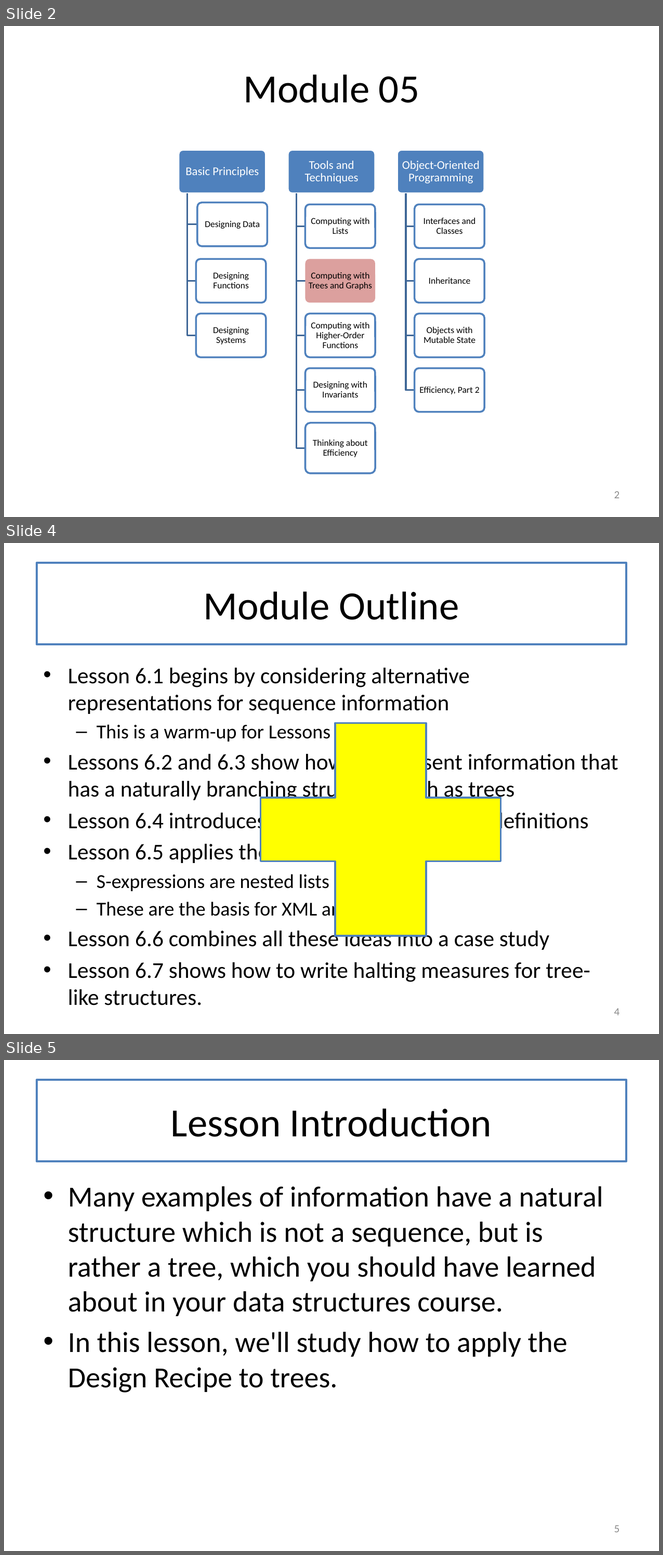
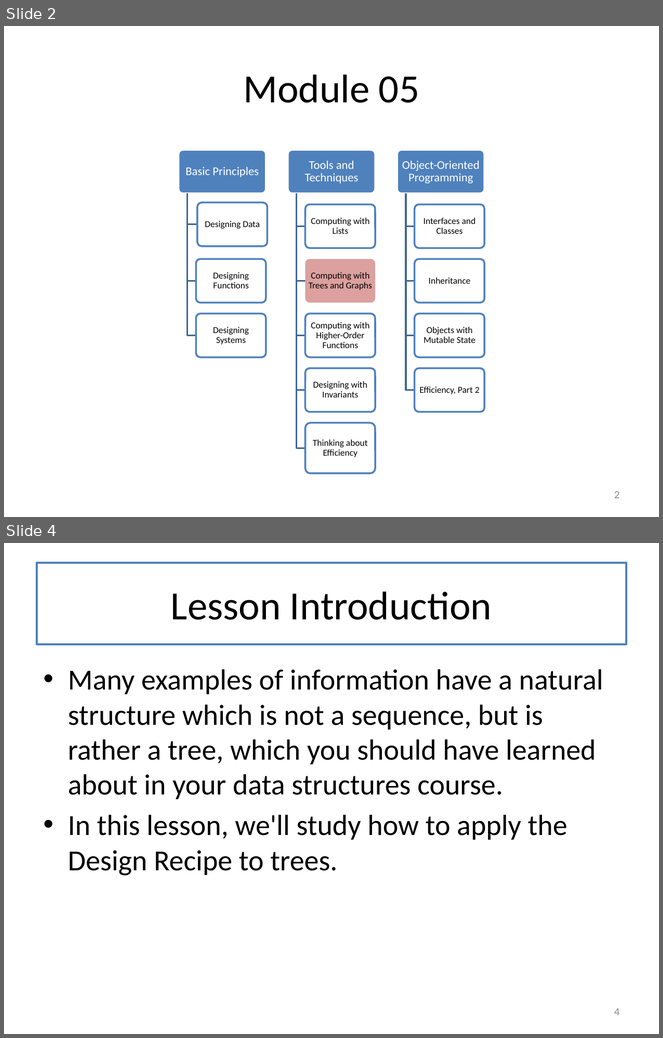
Before and after one commit to mwand/cs5010f17, a slide deck: Slides/Lesson 5.1 Trees.pptx. Shown one above the other, each under a label of ours: slides 2, 4 and 5 before the commit, slides 2 and 4 after it; the slides between them are not shown. The pictures are 663x1555 and 663x1038 pixels, drawn with LibreOffice and Linux fonts; fonts in the diff are those of the drawing. Boxes give left, top, right and bottom in pixels: in the first picture for what was removed or moved away, otherwise in the second. Text is boxed around its words. In the diff, an @@ line names an element or a change of style, - is before the commit and + after.

```diff
--- a/Slides/Lesson 5.1 Trees.pptx
+++ b/Slides/Lesson 5.1 Trees.pptx
@@ slide 4 removed at (4, 543, 659, 1034), background #FFFFFF @@
@@ title removed at (37, 563, 626, 644) @@
-Module Outline
@@ text removed at (68, 668, 618, 982) @@
-• Lesson 6.1 begins by considering alternative representations for sequence information
-  – This is a warm-up for Lessons 6.2-6.3
-• Lessons 6.2 and 6.3 show how to represent information that has a naturally branching structure, such as trees
-• Lesson 6.4 introduces mutually-recursive data definitions
-• Lesson 6.5 applies these ideas to S-expressions
-  – S-expressions are nested lists
-  – These are the basis for XML and JSON
-• Lesson 6.6 combines all these ideas into a case study
-• Lesson 6.7 shows how to write halting measures for tree-like structures.
@@ plus removed at (261, 723, 501, 936) @@
@@ page number removed at (614, 1008, 620, 1016) @@
-4
@@ what was slide 5 is now slide 4 @@
@@ page number at (614, 1008, 620, 1016): text changed @@
-5
+4
```
Also in this commit, not shown: 1 slide changed, 1 other file.
